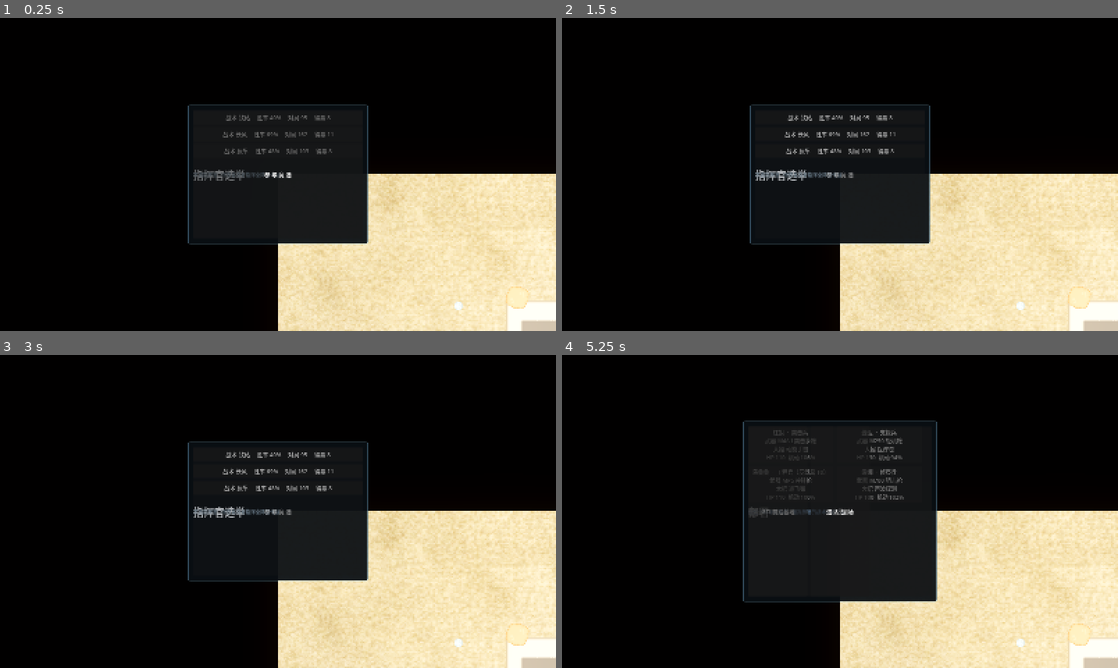
Above: before the commit, frames 1-4 (two rows, left to right).
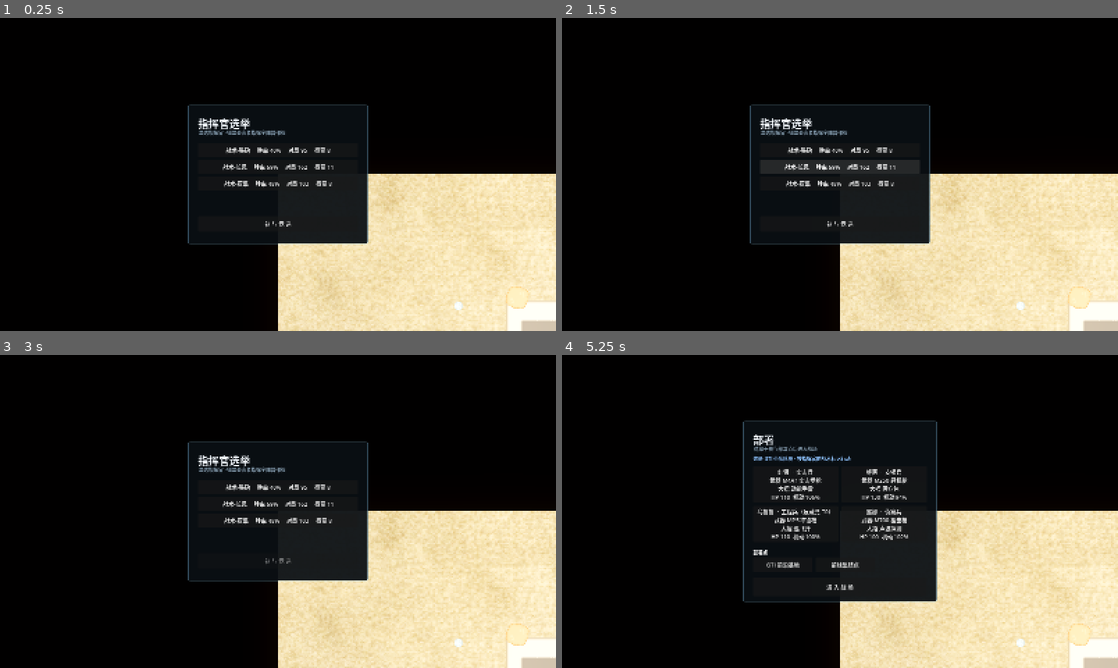
Above: after the commit, the same moments.

Repository: nsdkoo/delta-force-godot
Game: Godot game, scene res://scenes/Main.tscn
Two runs of this game, one before a commit and one after it. Both use one fixed random seed, a clock stepped at 60 frames per second and the inputs below.
Inputs (mouse positions are in pixels of both pictures, inside the frame that each line leads up to):
- Up to frame 1 (0.25 s): no input
- Up to frame 2 (1.5 s): click "战术-铁砧 胜率 40% 对局 95 得票 8" at 0.5 s; click "战术-长风 胜率 69% 对局 162 得票 11" at 1.25 s
- Up to frame 3 (3 s): click "战术-灰隼 胜率 48% 对局 103 得票 8" at 2 s; click (278, 561) at 2.75 s, where only the run after the commit has a clickable "参 与 竞 选"
- Up to frame 4 (5.25 s): tap Enter at 3.5, 5 s; move the mouse to (962, 495) at 3.52 s; hold D (move_right) 3.53-4.28 s; hold Right mouse button (aim) 3.53-4.28 s; click (962, 495) at 3.67 s; tap Space at 4.25 s; move the mouse to (728, 527) at 4.27 s; hold S (move_down) 4.28-5.03 s; tap 3 (aps) at 4.35 s; move the mouse to (895, 442) at 5.02 s; hold D (move_right) from 5.03 s (still down); tap F (enter_vehicle) at 5.1 s

The runs differ from the first frame. In frame 1, 1.7% of the frame differs, in the area x 34-60%, y 30-67%; in frame 2, 1.8%; in frame 3, 1.8%; in frame 4, 2.9%, in the area x 33-63%, y 23-76%.

Commit message:
修掉面板容器的布局错位（PanelContainer -> Panel）
_make_panel 返回的是 PanelContainer，而它是容器：布局时会把每个直接子节点
都 fit 进自己的内容矩形。调用方写的 label.position = Vector2(30, 30) 这类
绝对定位全部作废，选举面板里的标题、候选人列表、参选按钮被压到同一处，
部署面板与结算页也受同样影响。

这些面板要的是「一个边框底 + 绝对定位的子节点」，换成 Panel 即可。
自行比对过改动前后的渲染：修复前总统选举面板的标题与列表错位，
修复后标题、三行候选人、参选按钮各自归位。

Diff:
--- a/scripts/main.gd
+++ b/scripts/main.gd
@@ -431,9 +431,16 @@
 	get_tree().reload_current_scene()
 
 # ============================================================ UI 工具
-func _make_panel(title: String, subtitle: String, w: float, h: float) -> PanelContainer:
+## 造一块面板。
+##
+## 这里必须是 Panel 而不是 PanelContainer：PanelContainer 是容器，它在布局时会
+## 把每一个直接子节点都 fit 进自己的内容矩形，于是调用方写下的
+## `label.position = Vector2(30, 30)`、`box.position = Vector2(30, 110)` 全部作废 ——
+## 选举面板里标题、候选人列表、参选按钮会被压到同一个位置上。
+## 这些面板要的是"绝对定位 + 一个边框底"，用 Panel 就对了。
+func _make_panel(title: String, subtitle: String, w: float, h: float) -> Panel:
 	var vp := get_viewport().get_visible_rect().size
-	var panel := PanelContainer.new()
+	var panel := Panel.new()
 	panel.position = (vp - Vector2(w, h)) * 0.5
 	panel.size = Vector2(w, h)
 	panel.custom_minimum_size = Vector2(w, h)
Not shown, changed: README.md
